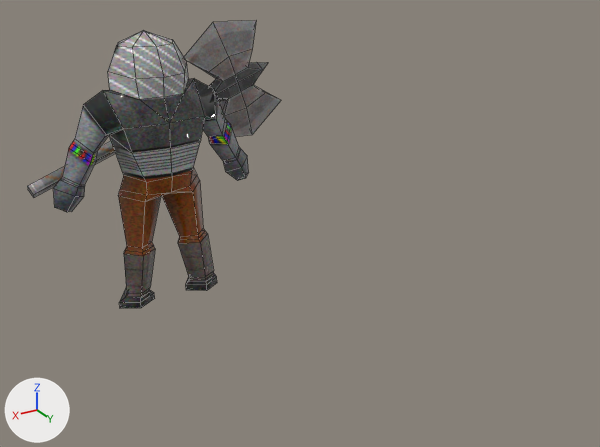
A saved change to the FBX model Assets/pruebas/Export_Unity/Animaciones/Pesado/Walk.fbx.
Camera for both pictures: a 50 mm lens placed at (0.29, 0.29, 0.219), pointed at (0.07, -0.076, 0.036). Arrows for +X, +Y and +Z are at lower left; the lights stay in place. Mesh edges are drawn as thin lines. Where no turn or scale is listed for an object, it has been applied to the vertices.
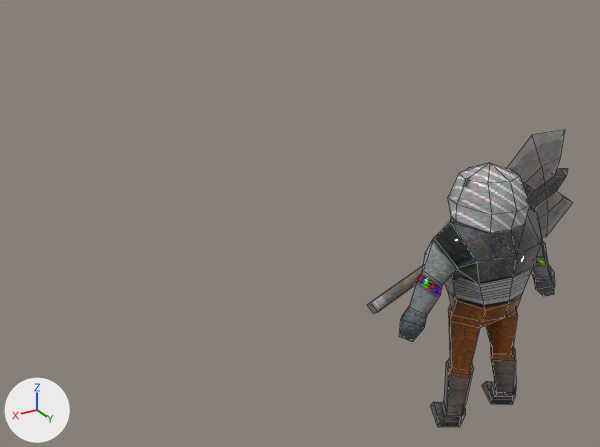
Where the change shows, as pixel boxes [x1, y1, x2, y2] in the pictures (600 x 447 px):
'Box001', moved
    before: [53, 30, 249, 308]
    after: [400, 163, 555, 427]
'Cylinder001', moved
    before: [27, 20, 281, 198]
    after: [367, 130, 572, 314]

What the commit changed:
Object 'Cylinder001' (ob_cylinder001) moves from (0.1823, -0.1365, 0.0674) to (0.0358, -0.0286, 0.0069).
Object 'Box001' (ob_box001) moves from (0.1377, -0.108, 0.0714) to (-0.0011, -0.0003, 0.0087).
